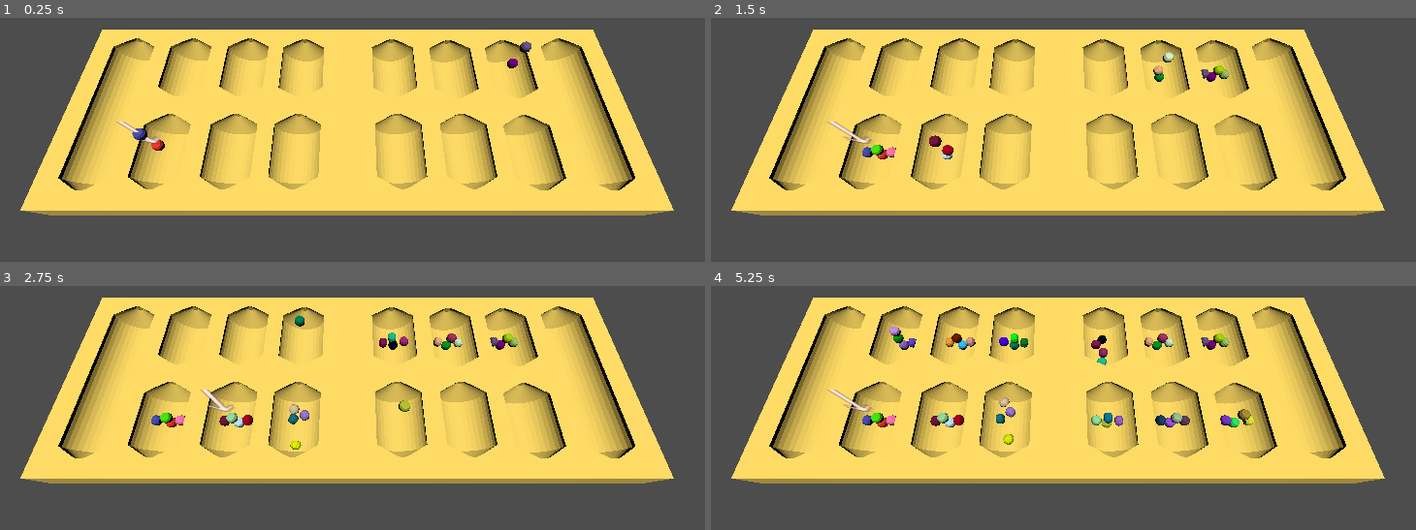
Above: before the commit, frames 1-4 (two rows, left to right).
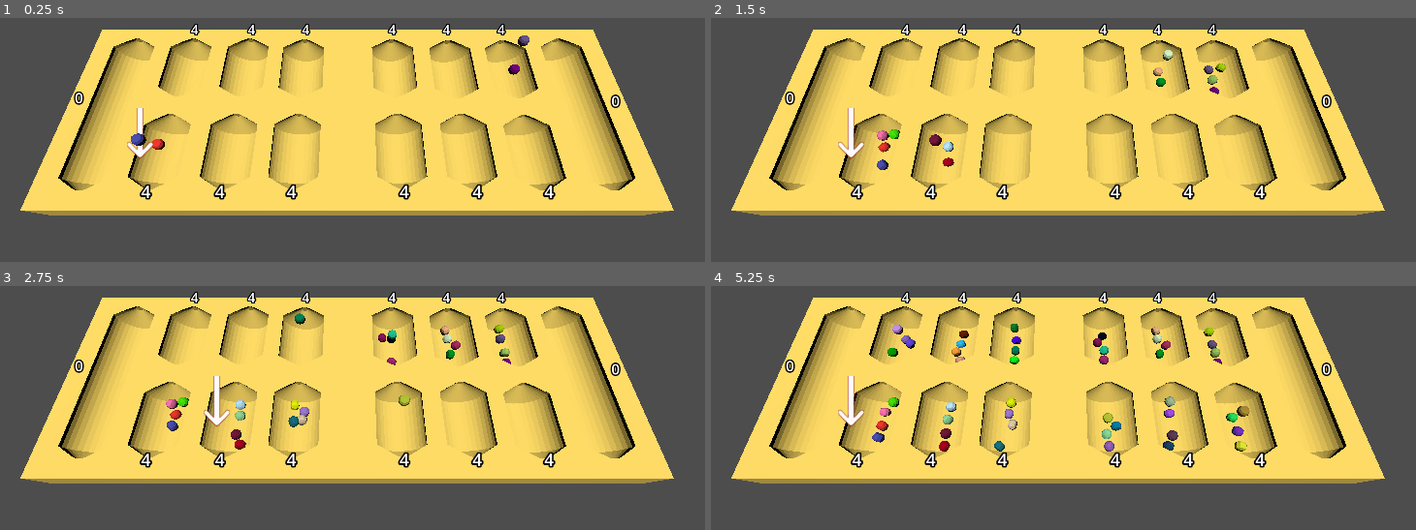
Above: after the commit, the same moments.

Repository: sym-z/3d-mancala
Game: Godot game, scene res://sample_scene.tscn
The game is run twice, just before and just after one commit, with the same random seed, the same clock (stepped at 60 frames per second) and the same inputs.
Inputs:
- Up to frame 1 (0.25 s): no input
- Up to frame 2 (1.5 s): hold Right (ui_right) 0.53-1.28 s; hold Space (ui_select) 0.53-1.28 s; hold Left (ui_left) from 1.28 s (still down); tap Space (ui_select) at 1.35 s
- Up to frame 3 (2.75 s): tap Space (ui_select) at 1.52, 1.82 s; release Left (ui_left) at 2.03 s; hold Right (ui_right) from 2.03 s (still down); hold Space (ui_select) from 2.03 s (still down)
- Up to frame 4 (5.25 s): release Space (ui_select) at 2.78 s; tap Space (ui_select) at 2.85, 3.02, 3.32, 4.35, 4.52, 4.82 s; release Right (ui_right) at 3.53 s; hold Space (ui_select) 3.53-4.28 s; hold Left (ui_left) from 3.53 s (still down); hold Space (ui_select) from 5.03 s (still down)

The runs differ from the first frame. In frame 1, 1.5% of the frame differs, in the area x 10-89%, y 2-75%; in frame 2, 2.2%; in frame 3, 3.1%; in frame 4, 4.8%.

Commit message:
Labels, piece spawn position variation

Diff:
--- a/src/level_script.gd
+++ b/src/level_script.gd
@@ -49,7 +49,7 @@
 		for i in range(STARTING_AMT):
 			var piece_inst : RigidBody3D = piece_scn.instantiate()
 			bank.add_child(piece_inst)
-			piece_inst.global_position = bank.global_position
+			piece_inst.global_position = Vector3(bank.global_position.x,bank.global_position.y, bank.global_position.z + randf_range(-piece_inst.pos_variation_magnitude, piece_inst.pos_variation_magnitude))
 			await get_tree().create_timer(0.2).timeout
 #endregion
 #region Input Handling
@@ -61,6 +61,7 @@
 	if event.is_action_pressed("ui_select") and game_ready:
 		choose_bank()
 
+
 func move_left():
 	#TODO: Check turn
 		if selected_bank == 0:
@@ -136,7 +137,9 @@
 		for piece in bank.get_children():
 			piece.call_deferred("queue_free")
 			place_piece(home)
+			bank.bank_updated.emit()
 			await get_tree().create_timer(spread_delay).timeout
+		bank.set_manual.emit(0)
 
 func check_winner():
 	if p1_marker_home.get_child_count() == p2_marker_home.get_child_count():
@@ -165,8 +168,8 @@
 
 		# Delete all children
 		for piece in parent.get_children():
-			piece.call_deferred("queue_free")
-
+			piece.queue_free()
+		parent.set_manual.emit(0)
 		# Iterate through, placing one piece per hop, remembering to place one piece in the current player's bank
 		# Keep track of final bank
 		var final_bank_num : int = -1
@@ -212,10 +215,9 @@
 		else:
 			await swap_turn()
 
-
-		print("PLAYER ", curr_turn, " TURN DONE")
-		print("SELECTED BANK: ", selected_bank)
-		print("Final Bank Global: ", final_bank_num)
+		#print("PLAYER ", curr_turn, " TURN DONE")
+		#print("SELECTED BANK: ", selected_bank)
+		#print("Final Bank Global: ", final_bank_num)
 	else:
 		print("NO PIECES IN SELECTED BANK")
 
@@ -223,7 +225,8 @@
 func place_piece(bank: Marker3D):
 	var piece_inst : RigidBody3D = piece_scn.instantiate()
 	bank.add_child(piece_inst)
-	piece_inst.global_position = bank.global_position
+	piece_inst.global_position = Vector3(bank.global_position.x,bank.global_position.y, bank.global_position.z + randf_range(-piece_inst.pos_variation_magnitude, piece_inst.pos_variation_magnitude))
+	bank.bank_updated.emit()
 
 func capture_check(bank : Marker3D, index : int):
 	print("CALLED")
@@ -237,11 +240,13 @@
 	if opposite_bank.get_child_count() != 0:
 		for piece in opposite_bank.get_children():
 			piece.call_deferred("queue_free")
+			opposite_bank.bank_updated.emit()
 			if curr_turn == TURN.ONE:
 				place_piece(p1_marker_home)
 			else:
 				place_piece(p2_marker_home)
 			await get_tree().create_timer(spread_delay).timeout
+		opposite_bank.set_manual.emit(0)
 		# Place remaining piece
 		var last_piece = bank.get_child(0)
 		last_piece.call_deferred("queue_free")
@@ -249,5 +254,6 @@
 			place_piece(p1_marker_home)
 		else:
 			place_piece(p2_marker_home)
+		bank.set_manual.emit(0)
 		await get_tree().create_timer(spread_delay).timeout
 #endregion
--- /dev/null
+++ b/src/placement_marker.gd
@@ -0,0 +1,4 @@
+extends Marker3D
+
+signal bank_updated
+signal set_manual(amt : int)
--- a/src/sample_scene.tscn
+++ b/src/sample_scene.tscn
@@ -3,7 +3,9 @@
 [ext_resource type="Script" uid="uid://co5dbnn0hdls8" path="res://level_script.gd" id="1_id4ae"]
 [ext_resource type="PackedScene" uid="uid://cqqhmju2jlelh" path="res://scenes/board.tscn" id="1_ohetr"]
 [ext_resource type="PackedScene" uid="uid://dx40hiqxmxc4x" path="res://scenes/game_piece.tscn" id="2_0pueg"]
+[ext_resource type="Script" uid="uid://b3hl5psd3m3ob" path="res://placement_marker.gd" id="4_pvypo"]
 [ext_resource type="Texture2D" uid="uid://ms4b8vqdfki" path="res://arrow.png" id="4_sfoqk"]
+[ext_resource type="PackedScene" uid="uid://ckyorgxr70rcw" path="res://scenes/bank_label.tscn" id="5_sfoqk"]
 
 [sub_resource type="Environment" id="Environment_ohetr"]
 ambient_light_source = 3
@@ -48,46 +50,121 @@
 
 [node name="P1_1" type="Marker3D" parent="Placement Markers" unique_id=26367012]
 transform = Transform3D(1, 0, 0, 0, 1, 0, 0, 0, 1, -2.0358663, 1, 0.5660628)
+script = ExtResource("4_pvypo")
 
 [node name="P1_2" type="Marker3D" parent="Placement Markers" unique_id=1211023742]
 transform = Transform3D(1, 0, 0, 0, 1, 0, 0, 0, 1, -1.2893002, 1, 0.5660628)
+script = ExtResource("4_pvypo")
 
 [node name="P1_3" type="Marker3D" parent="Placement Markers" unique_id=1488861513]
 transform = Transform3D(1, 0, 0, 0, 1, 0, 0, 0, 1, -0.57120466, 1, 0.5660628)
+script = ExtResource("4_pvypo")
 
 [node name="P1_4" type="Marker3D" parent="Placement Markers" unique_id=867313167]
 transform = Transform3D(1, 0, 0, 0, 1, 0, 0, 0, 1, 0.5518079, 1, 0.5660628)
+script = ExtResource("4_pvypo")
 
 [node name="P1_5" type="Marker3D" parent="Placement Markers" unique_id=1008944792]
 transform = Transform3D(1, 0, 0, 0, 1, 0, 0, 0, 1, 1.273067, 1, 0.5660628)
+script = ExtResource("4_pvypo")
 
 [node name="P1_6" type="Marker3D" parent="Placement Markers" unique_id=875872734]
 transform = Transform3D(1, 0, 0, 0, 1, 0, 0, 0, 1, 1.9753449, 1, 0.5660628)
+script = ExtResource("4_pvypo")
 
 [node name="P1_H" type="Marker3D" parent="Placement Markers" unique_id=1526196415]
 transform = Transform3D(1, 0, 0, 0, 1, 0, 0, 0, 1, 2.6997674, 1, -0.0001885891)
+script = ExtResource("4_pvypo")
 
 [node name="P2_1" type="Marker3D" parent="Placement Markers" unique_id=4533112]
 transform = Transform3D(1, 0, 0, 0, 1, 0, 0, 0, 1, 1.9753454, 1, -0.5126619)
+script = ExtResource("4_pvypo")
 
 [node name="P2_2" type="Marker3D" parent="Placement Markers" unique_id=1649694340]
 transform = Transform3D(1, 0, 0, 0, 1, 0, 0, 0, 1, 1.2699034, 1, -0.5126619)
+script = ExtResource("4_pvypo")
 
 [node name="P2_3" type="Marker3D" parent="Placement Markers" unique_id=235128266]
 transform = Transform3D(1, 0, 0, 0, 1, 0, 0, 0, 1, 0.53915405, 1, -0.5126619)
+script = ExtResource("4_pvypo")
 
 [node name="P2_4" type="Marker3D" parent="Placement Markers" unique_id=966439575]
 transform = Transform3D(1, 0, 0, 0, 1, 0, 0, 0, 1, -0.5743685, 1, -0.5126619)
+script = ExtResource("4_pvypo")
 
 [node name="P2_5" type="Marker3D" parent="Placement Markers" unique_id=1117528429]
 transform = Transform3D(1, 0, 0, 0, 1, 0, 0, 0, 1, -1.2893004, 1, -0.5126619)
+script = ExtResource("4_pvypo")
 
 [node name="P2_6" type="Marker3D" parent="Placement Markers" unique_id=1390524248]
 transform = Transform3D(1, 0, 0, 0, 1, 0, 0, 0, 1, -2.0105593, 1, -0.5126619)
+script = ExtResource("4_pvypo")
 
 [node name="P2_H" type="Marker3D" parent="Placement Markers" unique_id=873803096]
 transform = Transform3D(1, 0, 0, 0, 1, 0, 0, 0, 1, -2.747635, 1, -0.0001885891)
+script = ExtResource("4_pvypo")
 
 [node name="Selection Arrow" type="Sprite3D" parent="." unique_id=1875995472]
 transform = Transform3D(0.1, 0, 0, 0, 0.1, 0, 0, 0, 0.1, 0, 1.1056426, 0)
+billboard = 1
 texture = ExtResource("4_sfoqk")
+
+[node name="Bank Labels" type="Node3D" parent="." unique_id=846181313]
+
+[node name="P1_1" parent="Bank Labels" unique_id=554239070 node_paths=PackedStringArray("bank_reference") instance=ExtResource("5_sfoqk")]
+transform = Transform3D(1, 0, 0, 0, 1, 0, 0, 0, 1, -1.931565, 0.33497983, 1.0933871)
+bank_reference = NodePath("../../Placement Markers/P1_1")
+
+[node name="P1_2" parent="Bank Labels" unique_id=1778548124 node_paths=PackedStringArray("bank_reference") instance=ExtResource("5_sfoqk")]
+transform = Transform3D(1, 0, 0, 0, 1, 0, 0, 0, 1, -1.2309136, 0.33497983, 1.0933871)
+bank_reference = NodePath("../../Placement Markers/P1_2")
+
+[node name="P1_3" parent="Bank Labels" unique_id=912732546 node_paths=PackedStringArray("bank_reference") instance=ExtResource("5_sfoqk")]
+transform = Transform3D(1, 0, 0, 0, 1, 0, 0, 0, 1, -0.5519172, 0.33497983, 1.0933871)
+bank_reference = NodePath("../../Placement Markers/P1_3")
+
+[node name="P1_4" parent="Bank Labels" unique_id=239804432 node_paths=PackedStringArray("bank_reference") instance=ExtResource("5_sfoqk")]
+transform = Transform3D(1, 0, 0, 0, 1, 0, 0, 0, 1, 0.5175233, 0.33497983, 1.0933871)
+bank_reference = NodePath("../../Placement Markers/P1_4")
+
+[node name="P1_5" parent="Bank Labels" unique_id=289642587 node_paths=PackedStringArray("bank_reference") instance=ExtResource("5_sfoqk")]
+transform = Transform3D(1, 0, 0, 0, 1, 0, 0, 0, 1, 1.2094197, 0.33497983, 1.0933871)
+bank_reference = NodePath("../../Placement Markers/P1_5")
+
+[node name="P1_6" parent="Bank Labels" unique_id=1428920457 node_paths=PackedStringArray("bank_reference") instance=ExtResource("5_sfoqk")]
+transform = Transform3D(1, 0, 0, 0, 1, 0, 0, 0, 1, 1.8902476, 0.33497983, 1.0933871)
+bank_reference = NodePath("../../Placement Markers/P1_6")
+
+[node name="P1_H" parent="Bank Labels" unique_id=518989739 node_paths=PackedStringArray("bank_reference") instance=ExtResource("5_sfoqk")]
+transform = Transform3D(1, 0, 0, 0, 1, 0, 0, 0, 1, 2.8908675, 0.33497983, 0.0947777)
+text = "0"
+bank_reference = NodePath("../../Placement Markers/P1_H")
+
+[node name="P2_1" parent="Bank Labels" unique_id=904960078 node_paths=PackedStringArray("bank_reference") instance=ExtResource("5_sfoqk")]
+transform = Transform3D(1, 0, 0, 0, 1, 0, 0, 0, 1, 1.8646576, 0.33497983, -0.92918444)
+bank_reference = NodePath("../../Placement Markers/P2_1")
+
+[node name="P2_2" parent="Bank Labels" unique_id=901654719 node_paths=PackedStringArray("bank_reference") instance=ExtResource("5_sfoqk")]
+transform = Transform3D(1, 0, 0, 0, 1, 0, 0, 0, 1, 1.1908736, 0.33497983, -0.92918444)
+bank_reference = NodePath("../../Placement Markers/P2_2")
+
+[node name="P2_3" parent="Bank Labels" unique_id=1620592289 node_paths=PackedStringArray("bank_reference") instance=ExtResource("5_sfoqk")]
+transform = Transform3D(1, 0, 0, 0, 1, 0, 0, 0, 1, 0.5246377, 0.33497983, -0.92918444)
+bank_reference = NodePath("../../Placement Markers/P2_3")
+
+[node name="P2_4" parent="Bank Labels" unique_id=759428942 node_paths=PackedStringArray("bank_reference") instance=ExtResource("5_sfoqk")]
+transform = Transform3D(1, 0, 0, 0, 1, 0, 0, 0, 1, -0.54083765, 0.33497983, -0.92918444)
+bank_reference = NodePath("../../Placement Markers/P2_4")
+
+[node name="P2_5" parent="Bank Labels" unique_id=589992565 node_paths=PackedStringArray("bank_reference") instance=ExtResource("5_sfoqk")]
+transform = Transform3D(1, 0, 0, 0, 1, 0, 0, 0, 1, -1.2063822, 0.33497983, -0.92918444)
+bank_reference = NodePath("../../Placement Markers/P2_5")
+
+[node name="P2_6" parent="Bank Labels" unique_id=337261948 node_paths=PackedStringArray("bank_reference") instance=ExtResource("5_sfoqk")]
+transform = Transform3D(1, 0, 0, 0, 1, 0, 0, 0, 1, -1.9065638, 0.33497983, -0.92918444)
+bank_reference = NodePath("../../Placement Markers/P2_6")
+
+[node name="P2_H" parent="Bank Labels" unique_id=141305793 node_paths=PackedStringArray("bank_reference") instance=ExtResource("5_sfoqk")]
+transform = Transform3D(1, 0, 0, 0, 1, 0, 0, 0, 1, -2.9587576, 0.3349796, 0.053915024)
+text = "0"
+bank_reference = NodePath("../../Placement Markers/P2_H")
--- /dev/null
+++ b/src/scenes/bank_label.gd
@@ -0,0 +1,12 @@
+extends Label3D
+
+@export var bank_reference : Marker3D
+
+func _ready():
+	bank_reference.connect("bank_updated", refresh_label, CONNECT_DEFERRED)
+	bank_reference.connect("set_manual", assign_label)
+func refresh_label():
+	text = "%d" % bank_reference.get_child_count()
+
+func assign_label(amt : int):
+	text = "%d" % amt
--- /dev/null
+++ b/src/scenes/bank_label.tscn
@@ -0,0 +1,8 @@
+[gd_scene format=3 uid="uid://ckyorgxr70rcw"]
+
+[ext_resource type="Script" uid="uid://dpft2bjinhndg" path="res://scenes/bank_label.gd" id="1_vqpjv"]
+
+[node name="Bank Label" type="Label3D" unique_id=554239070]
+billboard = 1
+text = "4"
+script = ExtResource("1_vqpjv")
--- a/src/scenes/game_piece.gd
+++ b/src/scenes/game_piece.gd
@@ -1,6 +1,8 @@
 extends RigidBody3D
 
 @export var mesh : MeshInstance3D
+## How much random variation is there between spawn positions
+@export var pos_variation_magnitude : float = 0.1
 # Called when the node enters the scene tree for the first time.
 func _ready():
 	var new_material : StandardMaterial3D = StandardMaterial3D.new()
Not shown, added: src/placement_marker.gd.uid
Not shown, added: src/scenes/bank_label.gd.uid
